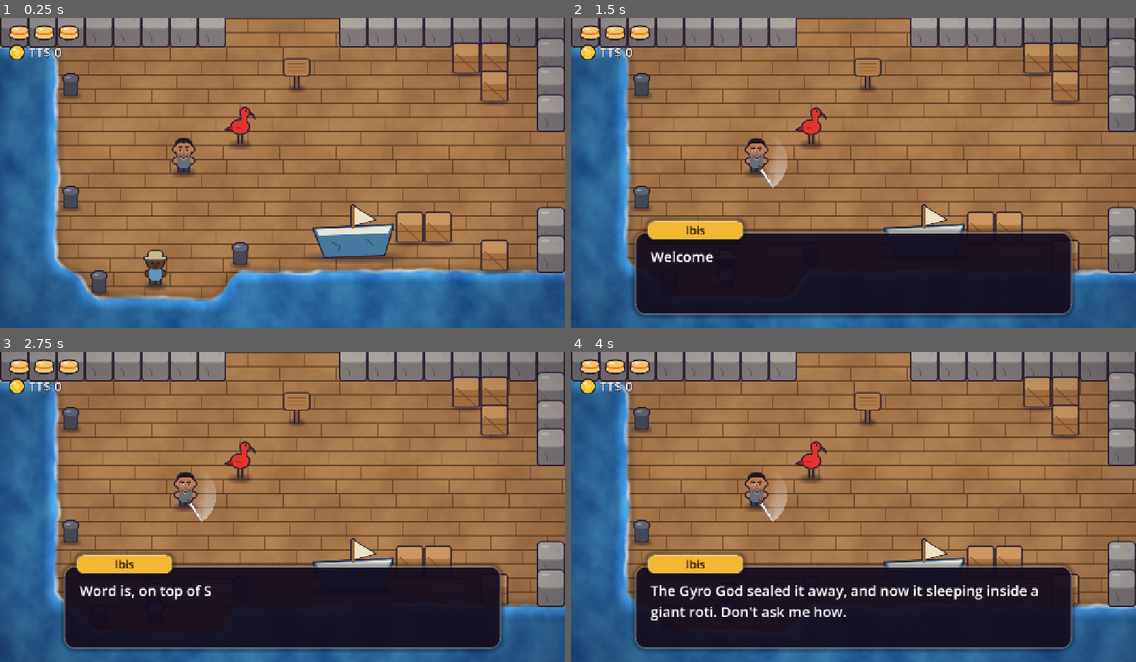
Above: before the commit, frames 1-4 (two rows, left to right).
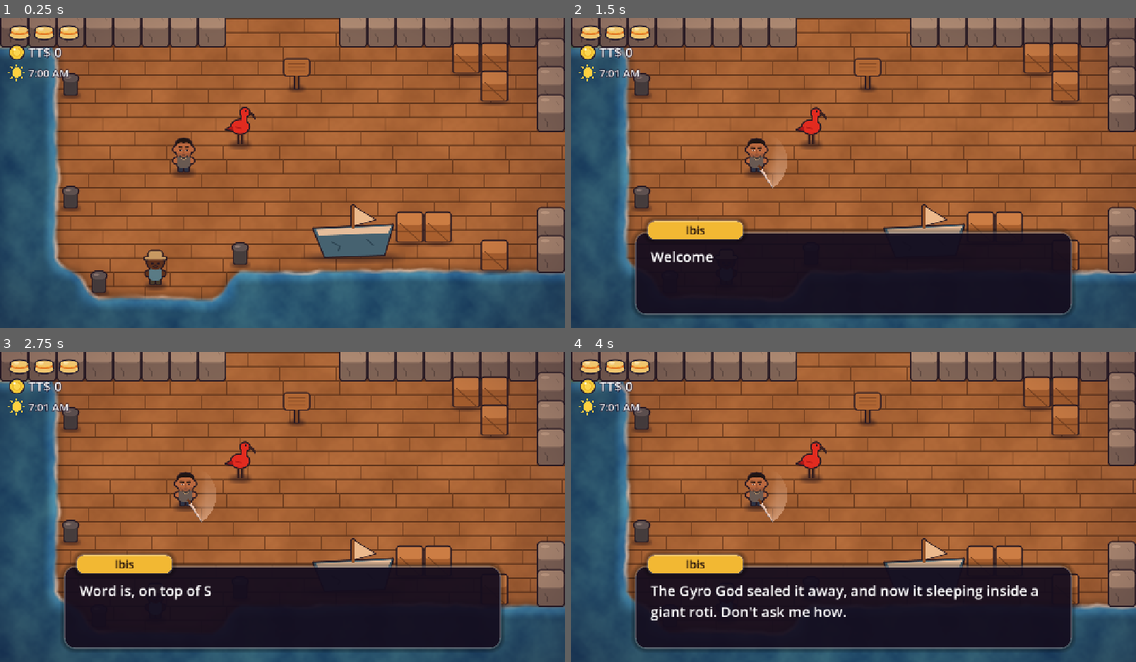
Above: after the commit, the same moments.

Repository: trinineba-oss/Claude-workarea
Game: Godot game, scene res://scenes/game.tscn
The game is run twice, just before and just after one commit, with the same random seed, the same clock (stepped at 60 frames per second) and the same inputs.
Inputs (mouse positions are in pixels of both pictures, inside the frame that each line leads up to):
- Up to frame 1 (0.25 s): no input
- Up to frame 2 (1.5 s): move the mouse to (977, 157) at 0.52 s; hold Right (move_right) 0.53-1.25 s; hold Z (attack) 0.53-1.25 s; click (977, 157) at 0.67 s; tap C (interact) at 0.8 s; tap Enter at 1.25 s; drag from (740, 188) to (825, 235) at 1.27 s
- Up to frame 3 (2.75 s): move the mouse to (339, 438) at 2.02 s; hold Right (move_right) from 2.03 s (still down); hold Z (attack) from 2.03 s (still down); tap C (interact) at 2.3 s
- Up to frame 4 (4 s): release Right (move_right) at 2.75 s; release Z (attack) at 2.75 s; drag from (825, 569) to (684, 460) at 2.77 s; tap Space at 3.5 s; move the mouse to (1023, 553) at 3.52 s; hold Left (move_left) from 3.53 s (still down); hold Z (attack) from 3.53 s (still down); tap C (interact) at 3.8 s

The runs differ from the first frame. In frame 1, 36% of the frame differs, in the area x 0-100%, y 0-100%; in frame 2, 25%; in frame 3, 25%; in frame 4, 25%.

Commit message:
Add a day and night cycle
A 12-minute game day tints the world through dawn, day, dusk and night
(CanvasModulate; the HUD is untouched) and stops while paused or talking.
Night lights fade in after dusk: food-truck windows, the gas-station
canopy, street lamps on poles (props take an optional "light" entry) and
car headlights. The HUD shows the time with a sun or moon. Characters can
pick night-only lines through a "night" pseudo-flag (the ibis sleeps, the
gyro man and corn soup lady have night lines). The hour is saved, and the
Web build accepts &time= for screenshots. Adds a day/night test.

Co-Authored-By: Claude Opus 5.5 <noreply@anthropic.com>
Claude-Session: https://claude.ai/code/session_01NxkNS8Xn8Aik2ZkHhgLkjK

Diff:
--- a/projects/pixel-game/data/characters.json
+++ b/projects/pixel-game/data/characters.json
@@ -1,5 +1,5 @@
 {
-  "_note": "People and creatures you can talk to. \"talk\" picks the first entry whose conditions hold: \"if\" needs the flag set, \"unless\" needs it unset. Names and dialogue are drafts.",
+  "_note": "People and creatures you can talk to. \"talk\" picks the first entry whose conditions hold: \"if\" needs the flag set, \"unless\" needs it unset. Names and dialogue are drafts. The pseudo-flag \"night\" is set while it is dark.",
   "ibis": {
     "name": "Ibis",
     "sprite": "ibis",
@@ -7,6 +7,10 @@
       {
         "unless": "intro_done",
         "dialogue": "ibis_intro"
+      },
+      {
+        "if": "night",
+        "dialogue": "ibis_night"
       },
       {
         "dialogue": "ibis_hint"
@@ -49,6 +53,10 @@
         "dialogue": "gyro_vendor_first"
       },
       {
+        "if": "night",
+        "dialogue": "gyro_vendor_night"
+      },
+      {
         "dialogue": "gyro_vendor"
       }
     ]
@@ -57,6 +65,10 @@
     "name": "Corn soup lady",
     "sprite": "npc_cook",
     "talk": [
+      {
+        "if": "night",
+        "dialogue": "soup_lady_night"
+      },
       {
         "dialogue": "soup_lady"
       }
--- a/projects/pixel-game/data/dialogue.json
+++ b/projects/pixel-game/data/dialogue.json
@@ -180,6 +180,28 @@
         "speaker": "",
         "text": "PRIVATE LOT. No liming. (Somebody leave a chair.)"
       }
+    ],
+    "ibis_night": [
+      {
+        "speaker": "Ibis",
+        "text": "Zzz... ibis does sleep at night, boss... come back in the morning... zzz."
+      }
+    ],
+    "gyro_vendor_night": [
+      {
+        "speaker": "Gyro man",
+        "text": "Night shift is the real shift, boss. Everybody hungry after dark."
+      },
+      {
+        "speaker": "Gyro man",
+        "text": "Still no legendary gyro, though. Only the regular kind. Also sold out."
+      }
+    ],
+    "soup_lady_night": [
+      {
+        "speaker": "Corn soup lady",
+        "text": "Now is the proper time for corn soup. Cool breeze, hot soup. Perfect."
+      }
     ]
   }
 }
--- a/projects/pixel-game/data/props.json
+++ b/projects/pixel-game/data/props.json
@@ -1,5 +1,5 @@
 {
-  "_note": "Large static things placed with `prop <x> <y> <i …(179 unchanged characters)… ero reads when they interact (optional).",
+  "_note": "Large static things placed with `prop <x> <y> <i …(179 unchanged characters)… ero reads when they interact (optional). light = [x, y, size, \"#colour\"] adds a lamp that shines at night (x, y from the prop's base).",
   "boat": {
     "sprite": "boat",
     "footprint": [
@@ -19,7 +19,13 @@
       46
     ],
     "label": "GAS",
-    "dialogue": "gas_station"
+    "dialogue": "gas_station",
+    "light": [
+      0,
+      -160,
+      520,
+      "#f4f6ff"
+    ]
   },
   "yellow_building": {
     "sprite": "yellow_building",
@@ -66,6 +72,12 @@
     "solid": [
       20,
       16
+    ],
+    "light": [
+      0,
+      -200,
+      360,
+      "#ffb35c"
     ]
   },
   "parked_car_white": {
@@ -111,7 +123,13 @@
       190,
       50
     ],
-    "label": "GYROS"
+    "label": "GYROS",
+    "light": [
+      -14,
+      -76,
+      260,
+      "#ffcf7a"
+    ]
   },
   "truck_corn_soup": {
     "sprite": "truck_yellow",
@@ -123,7 +141,13 @@
       190,
       50
     ],
-    "label": "CORN SOUP"
+    "label": "CORN SOUP",
+    "light": [
+      -14,
+      -76,
+      260,
+      "#ffcf7a"
+    ]
   },
   "truck_pork": {
     "sprite": "truck_orange",
@@ -135,7 +159,13 @@
       190,
       50
     ],
-    "label": "PORK"
+    "label": "PORK",
+    "light": [
+      -14,
+      -76,
+      260,
+      "#ffcf7a"
+    ]
   },
   "truck_seafood": {
     "sprite": "truck_teal",
@@ -147,7 +177,13 @@
       190,
       50
     ],
-    "label": "SEAFOOD BOIL"
+    "label": "SEAFOOD BOIL",
+    "light": [
+      -14,
+      -76,
+      260,
+      "#ffcf7a"
+    ]
   },
   "truck_doubles": {
     "sprite": "truck_purple",
@@ -159,7 +195,13 @@
       190,
       50
     ],
-    "label": "DOUBLES"
+    "label": "DOUBLES",
+    "light": [
+      -14,
+      -76,
+      260,
+      "#ffcf7a"
+    ]
   },
   "truck_hotdogs": {
     "sprite": "truck_yellow",
@@ -171,6 +213,12 @@
       190,
       50
     ],
-    "label": "HOT DOGS"
+    "label": "HOT DOGS",
+    "light": [
+      -14,
+      -76,
+      260,
+      "#ffcf7a"
+    ]
   }
 }
--- a/projects/pixel-game/scenes/game.tscn
+++ b/projects/pixel-game/scenes/game.tscn
@@ -7,6 +7,7 @@
 [ext_resource type="Script" path="res://scripts/status_bar.gd" id="5_status"]
 [ext_resource type="Shader" path="res://shaders/vignette.gdshader" id="6_vignette"]
 [ext_resource type="Script" path="res://scripts/dialogue_box.gd" id="7_dialogue"]
+[ext_resource type="Script" path="res://scripts/day_night.gd" id="8_daynight"]
 
 [sub_resource type="ShaderMaterial" id="ShaderMaterial_vignette"]
 shader = ExtResource("6_vignette")
@@ -21,6 +22,9 @@
 [node name="Player" parent="." instance=ExtResource("2_player")]
 
 [node name="Camera2D" type="Camera2D" parent="."]
+
+[node name="DayNight" type="Node" parent="."]
+script = ExtResource("8_daynight")
 
 [node name="PostFX" type="CanvasLayer" parent="."]
 layer = 5
@@ -46,7 +50,7 @@
 offset_left = 20.0
 offset_top = 16.0
 offset_right = 420.0
-offset_bottom = 136.0
+offset_bottom = 180.0
 mouse_filter = 2
 script = ExtResource("5_status")
 
--- a/projects/pixel-game/scripts/car.gd
+++ b/projects/pixel-game/scripts/car.gd
@@ -24,6 +24,9 @@
 	_sprite.rotation = Vector2.DOWN.angle_to(velocity)
 	_sprite.position = Vector2(0, -16)
 	add_child(_sprite)
+	var headlights := NightLight.make(Color(1.0, 0.95, 0.8), 220, 0.9)
+	headlights.position = Vector2(0, -16) + velocity.normalized() * 90.0
+	add_child(headlights)
 	var shape := CollisionShape2D.new()
 	var rect := RectangleShape2D.new()
 	rect.size = Vector2(52, 92) if velocity.x == 0.0 else Vector2(92, 52)
--- /dev/null
+++ b/projects/pixel-game/scripts/day_night.gd
@@ -0,0 +1,95 @@
+class_name DayNight
+extends Node
+## The game clock. Tints the world through dawn, day, dusk and night (the HUD is not
+## affected), and tells night lights how strong to shine.
+
+signal minute_changed(hour: float)
+
+## Real seconds for a full 24-hour day.
+const SECONDS_PER_DAY := 720.0
+## Hour -> world tint. Interpolated in between; wraps at midnight.
+const TINTS := [
+	[0.0, Color(0.3, 0.34, 0.58)],
+	[5.0, Color(0.36, 0.38, 0.62)],
+	[6.5, Color(1.0, 0.76, 0.6)],
+	[8.5, Color(1.0, 1.0, 1.0)],
+	[16.5, Color(1.0, 1.0, 1.0)],
+	[18.0, Color(1.0, 0.72, 0.54)],
+	[19.5, Color(0.56, 0.44, 0.7)],
+	[21.0, Color(0.3, 0.34, 0.58)],
+	[24.0, Color(0.3, 0.34, 0.58)],
+]
+
+## The clock currently in play, for lights and other nodes that react to the time.
+static var current: DayNight
+
+## 0.0 to 24.0.
+var hour := 7.0
+var seconds_per_day := SECONDS_PER_DAY
+
+var _modulate: CanvasModulate
+var _last_minute := -1
+
+
+func _enter_tree() -> void:
+	current = self
+
+
+func _exit_tree() -> void:
+	if current == self:
+		current = null
+
+
+func _ready() -> void:
+	_modulate = CanvasModulate.new()
+	add_child(_modulate)
+	set_hour(hour)
+
+
+func _process(delta: float) -> void:
+	set_hour(hour + 24.0 * delta / seconds_per_day)
+
+
+func set_hour(value: float) -> void:
+	hour = fposmod(value, 24.0)
+	if _modulate != null:
+		_modulate.color = tint_at(hour)
+	var minute := int(hour * 60.0)
+	if minute != _last_minute:
+		_last_minute = minute
+		minute_changed.emit(hour)
+
+
+## How dark it is: 0 in daylight, 1 at night, ramping through dawn and dusk.
+func night_amount() -> float:
+	return night_amount_at(hour)
+
+
+func is_night() -> bool:
+	return night_amount() > 0.5
+
+
+static func night_amount_at(h: float) -> float:
+	if h < 5.0 or h >= 19.5:
+		return 1.0
+	if h < 6.5:
+		return 1.0 - (h - 5.0) / 1.5
+	if h >= 17.5:
+		return (h - 17.5) / 2.0
+	return 0.0
+
+
+static func tint_at(h: float) -> Color:
+	for i in TINTS.size() - 1:
+		var a: Array = TINTS[i]
+		var b: Array = TINTS[i + 1]
+		if h >= a[0] and h <= b[0]:
+			return (a[1] as Color).lerp(b[1], (h - a[0]) / (b[0] - a[0]))
+	return Color.WHITE
+
+
+static func clock_text(h: float) -> String:
+	var total := int(h * 60.0)
+	var hours := (total / 60) % 24
+	var shown := hours % 12
+	return "%d:%02d %s" % [12 if shown == 0 else shown, total % 60, "AM" if hours < 12 else "PM"]
--- a/projects/pixel-game/scripts/game.gd
+++ b/projects/pixel-game/scripts/game.gd
@@ -26,6 +26,7 @@
 var _transitioning := false
 var _entry_position := Vector2.ZERO
 
+@onready var day_night: DayNight = $DayNight
 @onready var _rooms: Node2D = $Rooms
 @onready var _player: Player = $Player
 @onready var _camera: Camera2D = $Camera2D
@@ -45,12 +46,14 @@
 	_player.money_changed.connect(_status.set_money)
 	_player.died.connect(_on_player_died)
 	_player.story_flags = flags
+	day_night.minute_changed.connect(_status.set_time)
 	_player.interact_requested.connect(_on_interact_requested)
 	_dialogue.line_shown.connect(_on_line_shown)
 	if not _restore(save.read()):
 		coords = world.start_room()
 		_player.position = world.start_position()
 	_apply_debug_start()
+	_status.set_time(day_night.hour)
 	_status.set_health(_player.health, _player.max_health)
 	_status.set_money(_player.money)
 	_entry_position = _player.position
@@ -120,6 +123,13 @@
 	conversation_finished.emit(id)
 
 
+## Story flags plus "night" while it is dark, for choosing what characters say.
+func dialogue_state() -> Dictionary:
+	var state := flags.duplicate()
+	state["night"] = day_night.is_night()
+	return state
+
+
 func is_talking() -> bool:
 	return _dialogue.is_open()
 
@@ -135,6 +145,7 @@
 		"health": _player.health,
 		"money": _player.money,
 		"flags": flags,
+		"hour": day_night.hour,
 	}
 	save.write(data)
 
@@ -152,6 +163,7 @@
 	var health := int(data.get("health", _player.max_health))
 	_player.health = health if health > 0 else _player.max_health
 	_player.money = maxi(int(data.get("money", 0)), 0)
+	day_night.set_hour(float(data.get("hour", day_night.hour)))
 	var saved_flags: Variant = data.get("flags", {})
 	if saved_flags is Dictionary:
 		flags.merge(saved_flags, true)
@@ -200,12 +212,15 @@
 	)
 
 
-## Developer aid for the Web build: `index.html?room=0_0` starts in that room (used to take
-## screenshots of any room). Ignored everywhere else.
+## Developer aid for the Web build: `index.html?room=0_0` starts in that room and `&time=21`
+## at that hour (used to take screenshots). Ignored everywhere else.
 func _apply_debug_start() -> void:
 	if not OS.has_feature("web"):
 		return
 	var query := str(JavaScriptBridge.eval("window.location.search", true))
+	var time := RegEx.create_from_string("time=(\\d+(\\.\\d+)?)").search(query)
+	if time != null:
+		day_night.set_hour(float(time.get_string(1)))
 	var found := RegEx.create_from_string("room=(-?\\d+)_(-?\\d+)").search(query)
 	if found == null:
 		return
@@ -222,7 +237,7 @@
 
 
 func _on_interact_requested(target: Interactable) -> void:
-	talk(target.dialogue_id(flags), target)
+	talk(target.dialogue_id(dialogue_state()), target)
 
 
 func _on_line_shown(line: Dictionary) -> void:
--- /dev/null
+++ b/projects/pixel-game/scripts/night_light.gd
@@ -0,0 +1,39 @@
+class_name NightLight
+extends PointLight2D
+## A light that fades in after dusk and out at dawn (truck windows, street lamps, headlights).
+
+static var _texture: GradientTexture2D
+
+var base_energy := 1.0
+
+
+static func make(color: Color, size: float, energy := 1.0) -> NightLight:
+	var light := NightLight.new()
+	light.texture = _soft_texture()
+	light.color = color
+	light.texture_scale = size / 256.0
+	light.base_energy = energy
+	light.energy = 0.0
+	light.visible = false
+	return light
+
+
+func _process(_delta: float) -> void:
+	var night := DayNight.current.night_amount() if DayNight.current != null else 0.0
+	energy = base_energy * night
+	visible = energy > 0.01
+
+
+static func _soft_texture() -> GradientTexture2D:
+	if _texture == null:
+		var gradient := Gradient.new()
+		gradient.set_color(0, Color(1, 1, 1, 1))
+		gradient.set_color(1, Color(1, 1, 1, 0))
+		_texture = GradientTexture2D.new()
+		_texture.gradient = gradient
+		_texture.fill = GradientTexture2D.FILL_RADIAL
+		_texture.fill_from = Vector2(0.5, 0.5)
+		_texture.fill_to = Vector2(1.0, 0.5)
+		_texture.width = 256
+		_texture.height = 256
+	return _texture
--- a/projects/pixel-game/scripts/prop.gd
+++ b/projects/pixel-game/scripts/prop.gd
@@ -30,6 +30,11 @@
 		add_child(_feet_shape(Vector2(solid[0], solid[1]), Vector2(0, -solid[1] / 2.0)))
 	else:
 		add_child(_feet_shape(area - Vector2(8, 8), Vector2(0, -area.y / 2.0)))
+	var lamp: Array = data.get("light", [])
+	if lamp.size() == 4:
+		var light := NightLight.make(Color(lamp[3]), lamp[2])
+		light.position = Vector2(lamp[0], lamp[1])
+		add_child(light)
 	var text: String = data.get("label", "")
 	if text != "":
 		var label := Label.new()
--- a/projects/pixel-game/scripts/status_bar.gd
+++ b/projects/pixel-game/scripts/status_bar.gd
@@ -11,6 +11,7 @@
 var _health := 6
 var _max_health := 6
 var _money := 0
+var _hour := 7.0
 
 
 func _draw() -> void:
@@ -33,6 +34,7 @@
 		font, text_at, text, HORIZONTAL_ALIGNMENT_LEFT, -1, FONT_SIZE, 6, Color(0.1, 0.06, 0.14)
 	)
 	draw_string(font, text_at, text, HORIZONTAL_ALIGNMENT_LEFT, -1, FONT_SIZE, Color.WHITE)
+	_draw_clock(Vector2(0, money_at.y + COIN.get_height() + 12))
 
 
 func set_health(health: int, max_health: int) -> void:
@@ -41,6 +43,30 @@
 	queue_redraw()
 
 
+func set_time(hour: float) -> void:
+	_hour = hour
+	queue_redraw()
+
+
 func set_money(money: int) -> void:
 	_money = money
 	queue_redraw()
+
+
+func _draw_clock(at: Vector2) -> void:
+	var centre := at + Vector2(18, 16)
+	if DayNight.night_amount_at(_hour) > 0.5:
+		draw_circle(centre, 13.0, Color(0.95, 0.94, 0.82))
+		draw_circle(centre + Vector2(6, -4), 11.0, Color(0.1, 0.08, 0.2))
+	else:
+		draw_circle(centre, 11.0, Color(1.0, 0.82, 0.25))
+		for i in 8:
+			var d := Vector2.from_angle(i * TAU / 8.0)
+			draw_line(centre + d * 14.0, centre + d * 19.0, Color(1.0, 0.82, 0.25), 3.0)
+	var font := ThemeDB.fallback_font
+	var text := DayNight.clock_text(_hour)
+	var text_at := at + Vector2(44, 26)
+	draw_string_outline(
+		font, text_at, text, HORIZONTAL_ALIGNMENT_LEFT, -1, 24, 6, Color(0.1, 0.06, 0.14)
+	)
+	draw_string(font, text_at, text, HORIZONTAL_ALIGNMENT_LEFT, -1, 24, Color.WHITE)
--- /dev/null
+++ b/projects/pixel-game/tests/day_night_test.gd
@@ -0,0 +1,86 @@
+extends "res://tests/test_base.gd"
+## The clock: tints, night lights, the HUD clock, saving, pausing, and night-only dialogue.
+
+const GAME := preload("res://scenes/game.tscn")
+const SAVE_PATH := "user://test_save_daynight.json"
+
+
+func _run() -> void:
+	DirAccess.remove_absolute(SAVE_PATH)
+	_check(DayNight.tint_at(12.0) == Color.WHITE, "noon is untinted")
+	var midnight := DayNight.tint_at(0.0)
+	_check(midnight.r < 0.5 and midnight.b > midnight.r, "midnight is dark blue")
+	_check(DayNight.night_amount_at(12.0) == 0.0, "no night at noon")
+	_check(DayNight.night_amount_at(23.0) == 1.0, "full night at 11 pm")
+	var dusk := DayNight.night_amount_at(18.5)
+	_check(dusk > 0.0 and dusk < 1.0, "dusk is in between")
+	_check(DayNight.clock_text(0.0) == "12:00 AM", "midnight reads 12:00 AM")
+	_check(DayNight.clock_text(13.5) == "1:30 PM", "13.5 reads 1:30 PM")
+
+	var game: Game = GAME.instantiate()
+	game.play_intro = false
+	game.save.path = SAVE_PATH
+	root.add_child(game)
+	await _physics_frames(2)
+	var clock: DayNight = game.day_night
+	_check(DayNight.current == clock, "the game's clock is current")
+	_check(absf(clock.hour - 7.0) < 0.1, "a new game starts at 7 am")
+
+	# Time runs (sped up here), and stops while paused.
+	clock.seconds_per_day = 2.4
+	var before := clock.hour
+	await _frames(20)
+	_check(clock.hour > before + 0.5, "time passes")
+	paused = true
+	before = clock.hour
+	await _frames(10)
+	_check(clock.hour == before, "time stops while paused")
+	paused = false
+	clock.seconds_per_day = DayNight.SECONDS_PER_DAY
+
+	# Night lights on Lady Hailes Avenue.
+	var t := float(WorldMap.TILE)
+	game.go_to(Vector2i(2, 0), WorldMap.room_origin(Vector2i(2, 0)) + Vector2(10.5 * t, 5.5 * t))
+	await _frames(2)
+	clock.set_hour(12.0)
+	await _frames(2)
+	var lights := get_nodes_in_tree_of_type(game, "NightLight")
+	_check(lights.size() >= 3, "food trucks and poles have lights (%d)" % lights.size())
+	_check(lights.all(func(l): return not l.visible), "lights are off at noon")
+	clock.set_hour(22.0)
+	await _frames(2)
+	_check(lights.all(func(l): return l.visible and l.energy > 0.5), "lights are on at 10 pm")
+	var status: StatusBar = game.get_node("HUD/StatusBar")
+	_check(absf(status.get("_hour") - clock.hour) < 1.0 / 60.0, "the HUD clock follows the time")
+
+	# Night-only lines.
+	_check(game.dialogue_state().get("night", false), "the dialogue state knows it is night")
+	var ibis_talk: Array = GameData.character("ibis")["talk"]
+	_check(
+		GameData.pick_dialogue(ibis_talk, {"intro_done": true, "night": true}) == "ibis_night",
+		"the ibis sleeps at night"
+	)
+	_check(
+		GameData.pick_dialogue(ibis_talk, {"intro_done": true, "night": false}) == "ibis_hint",
+		"and gives hints by day"
+	)
+
+	# The time is saved and restored.
+	game.save_game()
+	game.free()
+	game = GAME.instantiate()
+	game.play_intro = false
+	game.save.path = SAVE_PATH
+	root.add_child(game)
+	await _frames(2)
+	_check(absf(game.day_night.hour - 22.0) < 0.1, "the saved hour comes back")
+	game.free()
+	DirAccess.remove_absolute(SAVE_PATH)
+	_finish()
+
+
+func get_nodes_in_tree_of_type(from: Node, type_name: String) -> Array:
+	var found := []
+	for child in from.find_children("*", type_name, true, false):
+		found.append(child)
+	return found
Not shown: 1 places in projects/pixel-game/scenes/game.tscn that only renumber resources
Not shown, added: projects/pixel-game/scripts/day_night.gd.uid
Not shown, added: projects/pixel-game/scripts/night_light.gd.uid
Not shown, added: projects/pixel-game/tests/day_night_test.gd.uid
Not shown, changed: projects/pixel-game/DESIGN.md
Not shown, changed: projects/pixel-game/README.md
